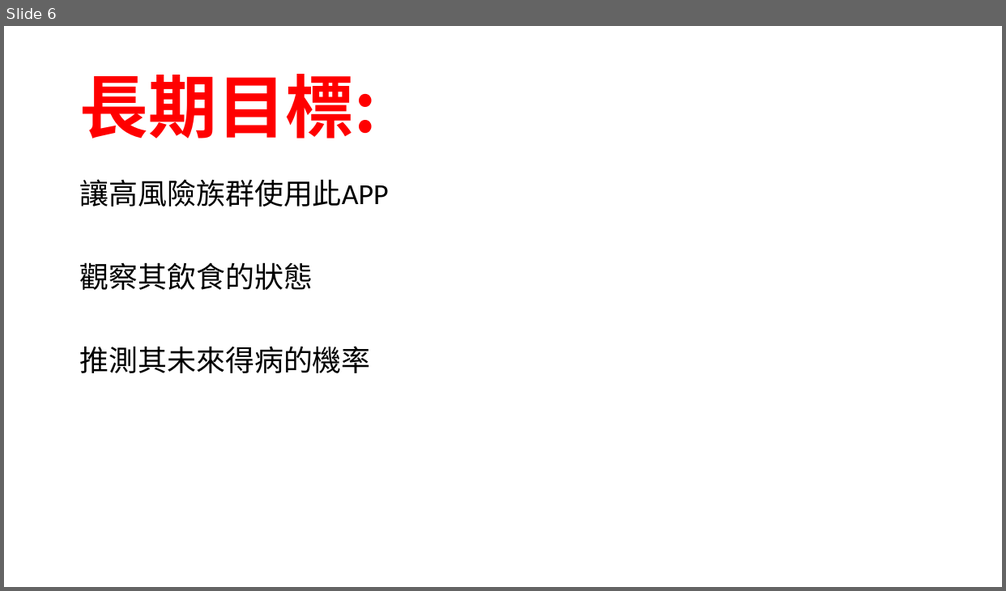
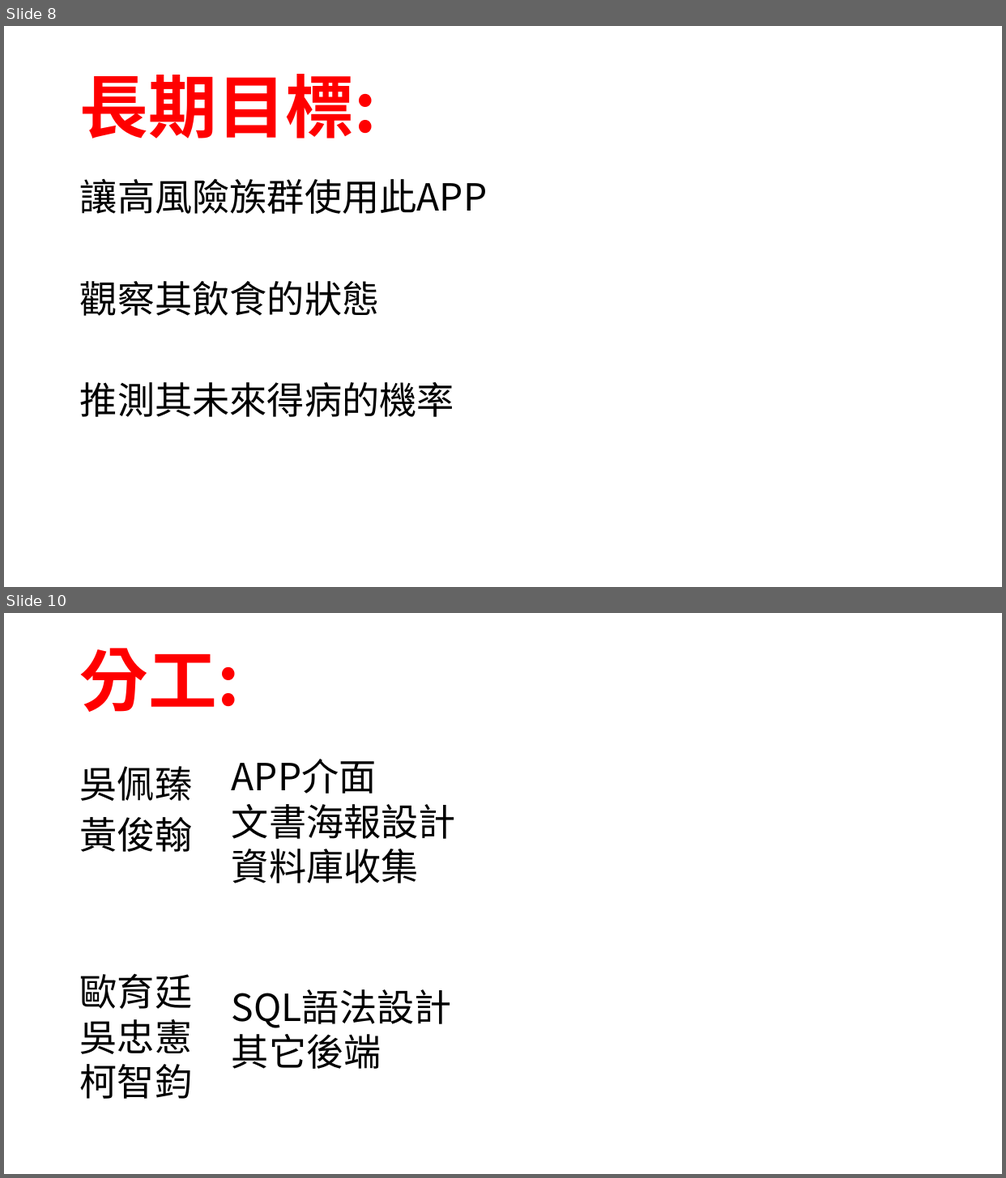
Before and after one commit to amy58328/DataBase, a slide deck: 資料庫專題/Health Keeper.pptx. Shown one above the other, each under a label of ours: slide 6 before the commit, slides 8 and 10 after it; the slides between them are not shown. The pictures are 1006x591 and 1006x1178 pixels, drawn with LibreOffice and Linux fonts; fonts in the diff are those of the drawing; background and template pictures are left out. Boxes give left, top, right and bottom in pixels: in the first picture for what was removed or moved away, otherwise in the second. Text is boxed around its words. In the diff, an @@ line names an element or a change of style, - is before the commit and + after.

```diff
--- a/資料庫專題/Health Keeper.pptx
+++ b/資料庫專題/Health Keeper.pptx
@@ slide 10 added at [4,613,1002,1174], background picture (left out) @@
@@ text added at [80,648,240,712], 66 pt, text #FF0000, bold @@
+分工:
@@ text added at [80,766,193,852], 36 pt, text #000000 @@
+吳佩臻
+黃俊翰
@@ text added at [232,759,456,884], 36 pt, text #000000 @@
+APP介面
+文書海報設計
+資料庫收集
@@ text added at [80,973,193,1099], 36 pt, text #000000 @@
+歐育廷
+吳忠憲
+柯智鈞
@@ text added at [232,990,452,1069], 36 pt, text #000000 @@
+SQL語法設計
+其它後端
@@ what was slide 6 is now slide 8 @@
@@ slide 8 changed as well @@
@@ text "讓高風險族群使用此APP" at [80,179,487,417]: size 28 to 36 pt, font Calibri to Noto Sans CJK SC @@
```
Also in this commit, not shown: 4 other slides changed, 5 other slides added, 1 slide removed.
